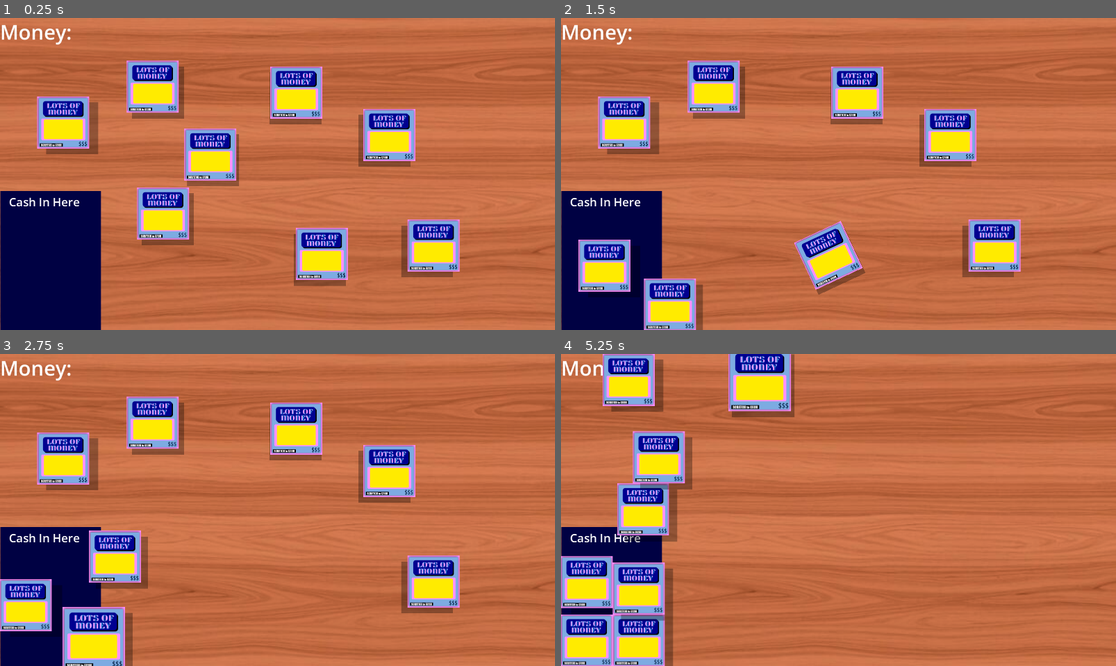
Above: before the commit, frames 1-4 (two rows, left to right).
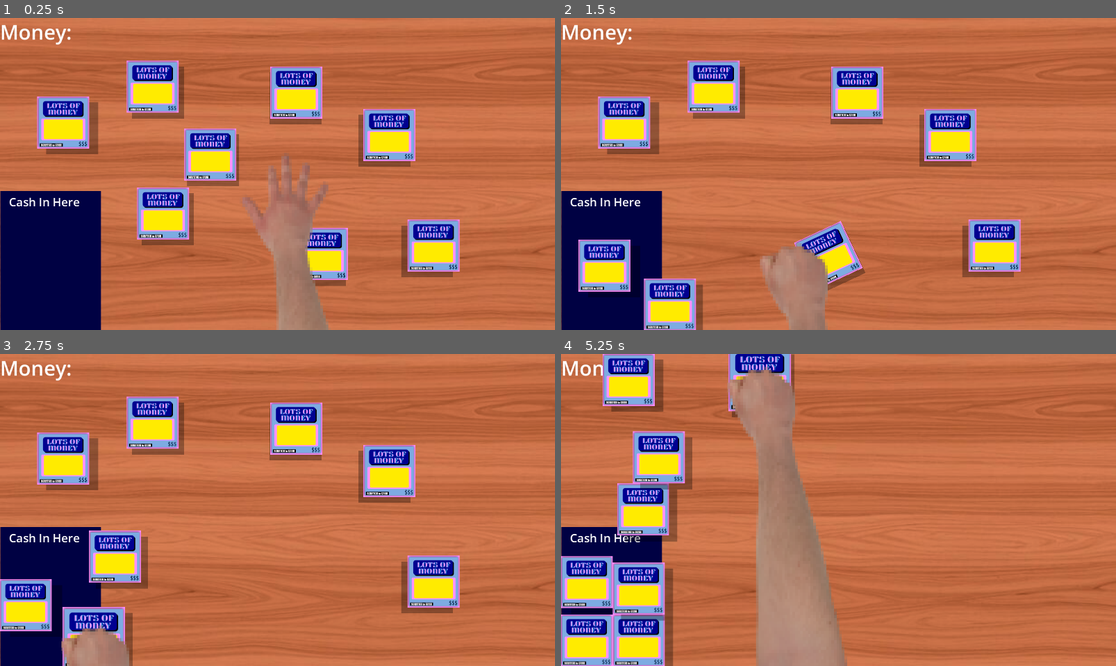
Above: after the commit, the same moments.

Repository: Hien-Trinh/ScratchOff
Game: Godot game, scene res://testCashInTable.tscn
Two runs of this game, one before a commit and one after it. Both use one fixed random seed, a clock stepped at 60 frames per second and the inputs below. This scene is started directly instead of the project's main scene.
Inputs (mouse positions are in pixels of both pictures, inside the frame that each line leads up to):
- Up to frame 1 (0.25 s): no input
- Up to frame 2 (1.5 s): tap Enter at 0.5 s; drag from (771, 155) to (610, 261) at 0.52 s; drag from (882, 255) to (610, 261) at 1.27 s
- Up to frame 3 (2.75 s): move the mouse to (94, 637) at 2.02 s; press the mouse at (94, 637) at 2.03 s
- Up to frame 4 (5.25 s): release the mouse at (655, 637) at 2.75 s; drag from (949, 472) to (672, 463) at 2.77 s; drag from (599, 456) to (610, 597) at 3.52 s; drag from (993, 581) to (610, 597) at 4.27 s; move the mouse to (760, 378) at 5.02 s; press the mouse at (760, 378) at 5.03 s

The runs differ from the first frame. In frame 1, 4.2% of the frame differs, in the area x 43-60%, y 44-100%; in frame 2, 2.5%; in frame 3, 1.2%; in frame 4, 11%, in the area x 29-52%, y 4-100%.
Error in both runs: Invalid access to property or key 'card_value' on a base object of type 'Nil'. (res://cashArea.gd:13)

Commit message:
3 Upgrades Started, more to come

Diff:
--- /dev/null
+++ b/scripts/cheapskate_upgrade.gd
@@ -0,0 +1,12 @@
+extends Upgrade # Subclass of the Upgrade class
+
+#shop prices are reduced 25%
+
+func _init(new_name : String, new_texture : Texture2D):
+	upgrade_name = new_name
+	upgrade_texture = new_texture
+
+#this function is called when entering shop and this upgrade active
+func cheapskate():
+	pass #for now
+#	Shop isn't
--- /dev/null
+++ b/scripts/gambling_upgrade.gd
@@ -0,0 +1,24 @@
+extends Upgrade # Subclass of the Upgrade class
+
+#Double or nothing rewards on each card
+
+var rng = RandomNumberGenerator.new()
+
+func _init(new_name : String, new_texture : Texture2D):
+	upgrade_name = new_name
+	upgrade_texture = new_texture
+
+#This is called when a card is cashed in and this upgrade is present
+func gamble():
+	pass #for now
+
+	var my_random_number = rng.randf_range(0.0, 1.0)
+	#var currentVal = methodToGrabCardValue
+
+	var result = 0
+	if (my_random_number > 0.5):
+		result = 0
+	else:
+		result = 2
+#	currentVal *= result
+#	update Game Manager to add currentVal balance now
--- /dev/null
+++ b/scripts/speedrun_upgrade.gd
@@ -0,0 +1,20 @@
+extends Upgrade # Subclass of the Upgrade class
+
+
+#if round complete with more than 50% time left, get a bonus
+
+func _init(new_name : String, new_texture : Texture2D):
+	upgrade_name = new_name
+	upgrade_texture = new_texture
+
+#Triggered when round ends and this upgrade is active
+func check_speedrun():
+	pass #for now
+	#assuming the times are in float
+	#float roundTime = methodToGrabTimeNeededForCurrentRoundWin
+	#float timeTaken = methodToGrabTimeTakenInRound
+
+
+	#0.5 is variable, maybe we do .6 or .7
+#	if (roundtime * 0.5 < timeTaken):
+#		addMoneyMethod, probably 1.2x current money? Or constant, like 200
--- a/testCashInTable.tscn
+++ b/testCashInTable.tscn
@@ -4,6 +4,7 @@
 [ext_resource type="Texture2D" uid="uid://ksw5uoc78hn4" path="res://assets/other/solidpink.jpg" id="2_6i44i"]
 [ext_resource type="Script" uid="uid://cyjjyhbj6867x" path="res://cashArea.gd" id="2_767yt"]
 [ext_resource type="PackedScene" uid="uid://dts74te66asgn" path="res://card.tscn" id="2_ifrvd"]
+[ext_resource type="PackedScene" uid="uid://7a5ktbrv4hkk" path="res://hand.tscn" id="5_8q7cl"]
 
 [sub_resource type="RectangleShape2D" id="RectangleShape2D_ifrvd"]
 size = Vector2(613.09753, 20)
@@ -116,3 +117,5 @@
 
 [node name="Card8" parent="." unique_id=1979564045 instance=ExtResource("2_ifrvd")]
 position = Vector2(528, 238)
+
+[node name="Hand" parent="." unique_id=710456527 instance=ExtResource("5_8q7cl")]
Not shown, added: scripts/cheapskate_upgrade.gd.uid
Not shown, added: scripts/gambling_upgrade.gd.uid
Not shown, added: scripts/speedrun_upgrade.gd.uid
